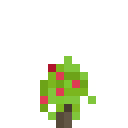
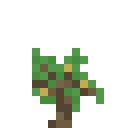
Revision of a layered 128 × 128 image; what changed, layer by layer:
added group "grapefruit" with 3 layers above "fig" over <box>32,48,104,128</box>
added layer "Layer 72" in group "grapefruit" over <box>32,48,104,128</box>
hid group "dragonfruit" (3 layers) over <box>40,56,96,128</box>
